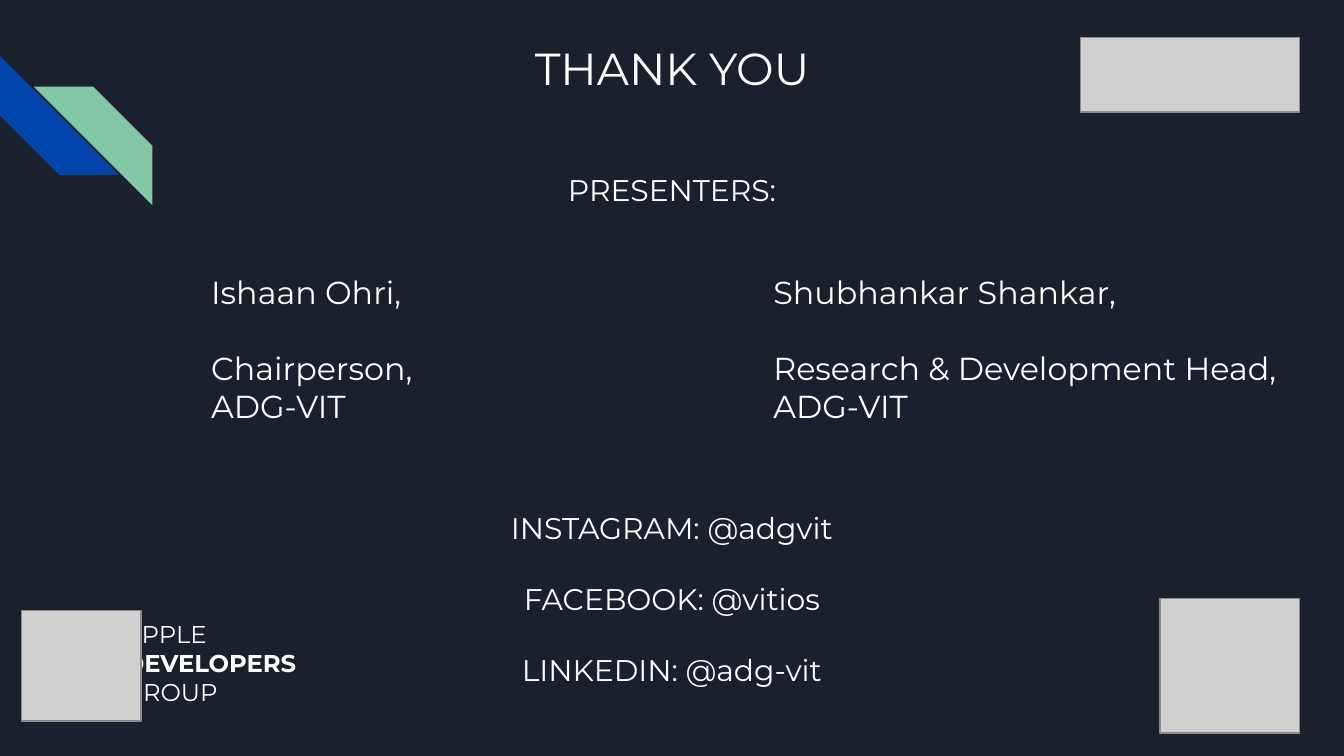
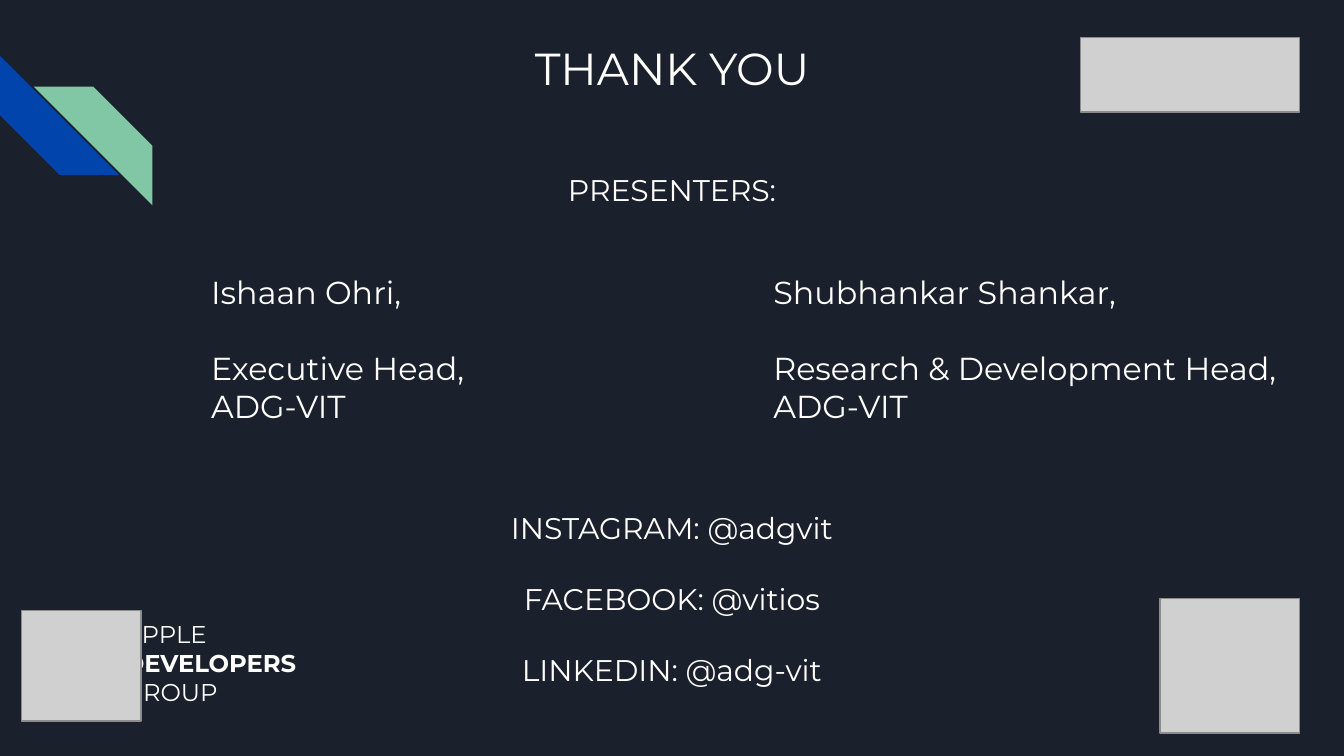
Before and after one commit to ADG-VIT/Freshers-Introduction-Webinar, a slide deck: slide 13 of APPLE DEVELOPERS GROUP.pptx. Drawn at 1344x756 pixels with LibreOffice and Linux fonts; fonts in the diff are those of the drawing; grey boxes stand for pictures. Boxes give left, top, right and bottom in pixels: in the first picture for what was removed or moved away, otherwise in the second. Text is boxed around its words. In the diff, an @@ line names an element or a change of style, - is before the commit and + after.

```diff
--- a/APPLE DEVELOPERS GROUP.pptx
+++ b/APPLE DEVELOPERS GROUP.pptx
@@ text at bbox=[211, 356, 464, 385]: text changed @@
-Chairperson,
+Executive Head,
```
Also in this commit, not shown: 1 other slide changed.
